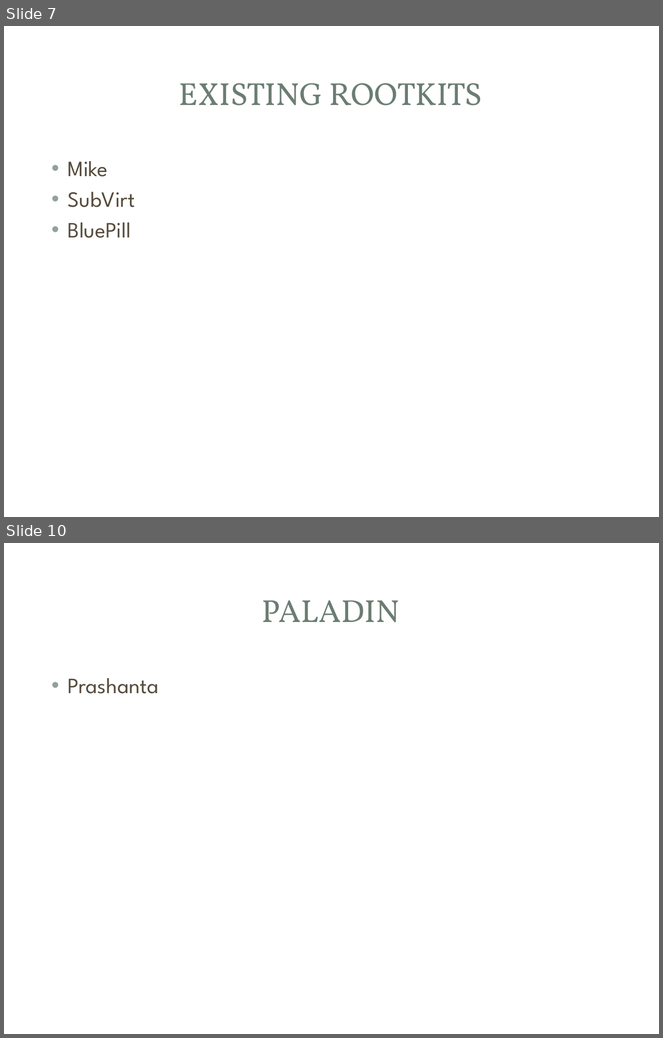
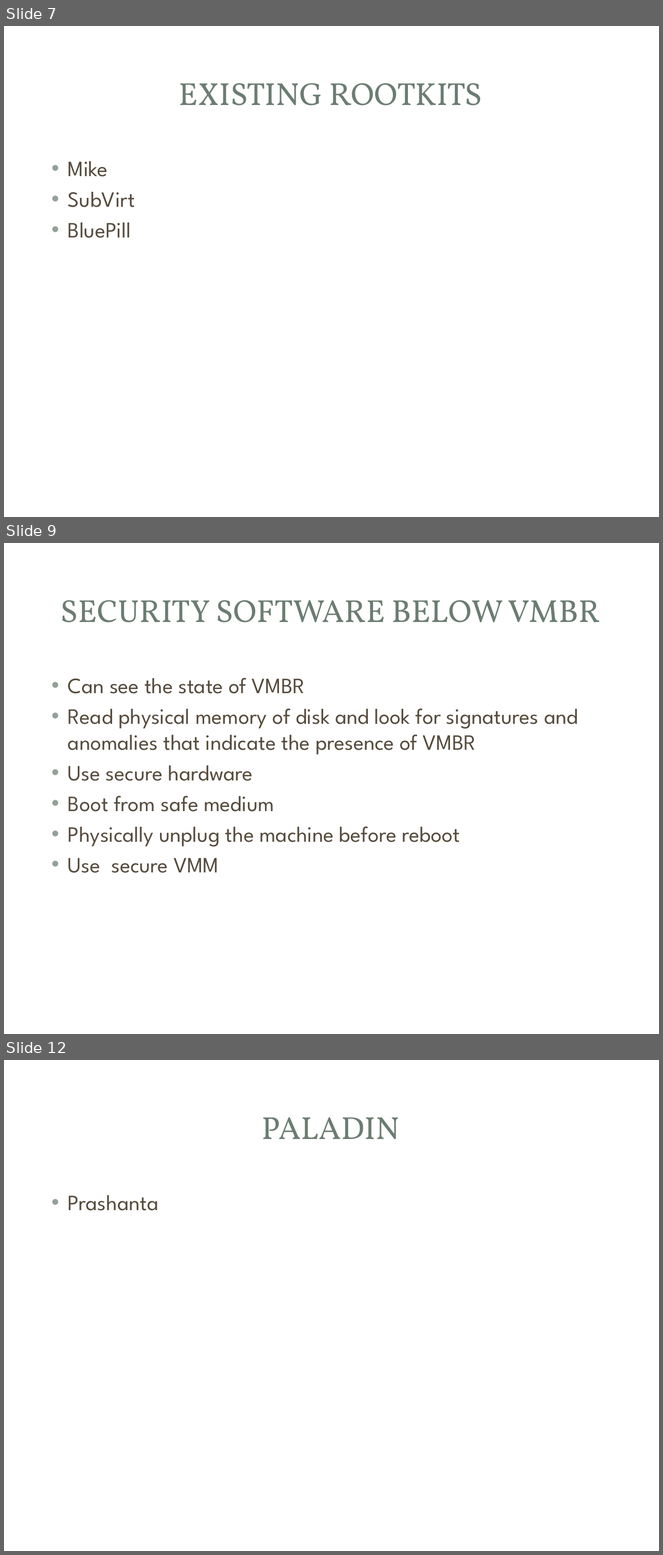
Before and after one commit to mjmalkowski11023/Computer-Security-2013, a slide deck: VMBR_Presentation.pptx. Shown one above the other, each under a label of ours: slides 7 and 10 before the commit, slides 7, 9 and 12 after it; the slides between them are not shown. The pictures are 663x1038 and 663x1555 pixels, drawn with LibreOffice and Linux fonts; fonts in the diff are those of the drawing; background and template pictures are left out. Boxes give left, top, right and bottom in pixels: in the first picture for what was removed or moved away, otherwise in the second. Text is boxed around its words. In the diff, an @@ line names an element or a change of style, - is before the commit and + after.

```diff
--- a/VMBR_Presentation.pptx
+++ b/VMBR_Presentation.pptx
@@ slide 9 added at bbox=[4, 543, 659, 1034], background picture (left out); not listed: 3 template elements that a slide beside it also shows @@
@@ title added at bbox=[60, 600, 600, 623], 35 pt, text #6B7D72 @@
+SECURITY SOFTWARE BELOW VMBR
@@ text added at bbox=[68, 678, 578, 873], 24 pt, text #564B3C @@
+• Can see the state of VMBR
+• Read physical memory of disk and look for signatures and anomalies that indicate the presence of VMBR
+• Use secure hardware
+• Boot from safe medium
+• Physically unplug the machine before reboot
+• Use secure VMM
@@ what was slide 10 is now slide 12 @@
```
Also in this commit, not shown: 2 slides changed, 1 other slide added.
